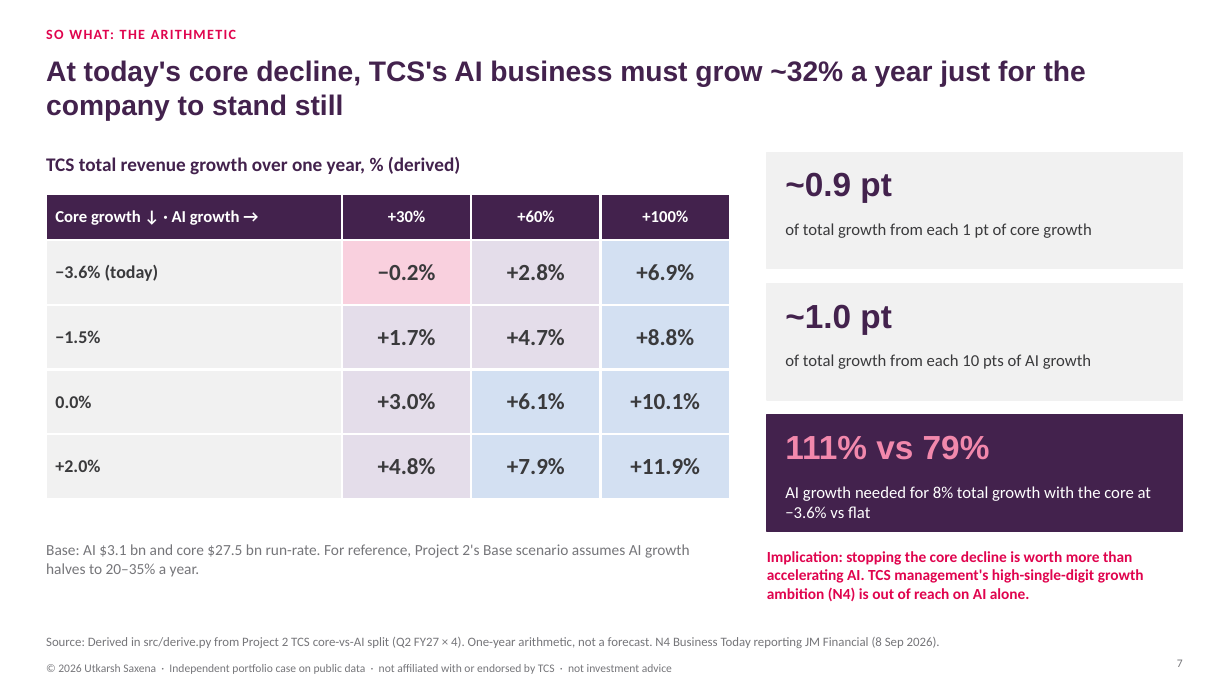
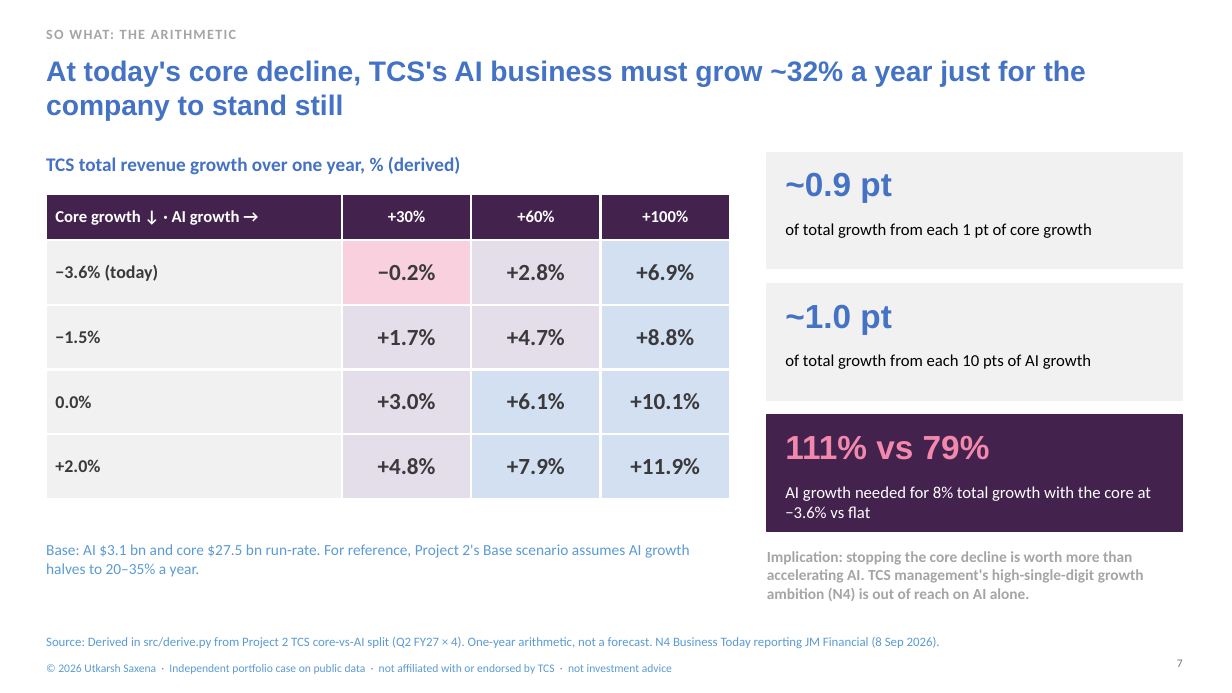
Before and after one commit to lokpriye96/ai-consulting-report-genai-services, a slide deck: slide 7 of outputs/TCS_AI_Deflation_Strategy.pptx. Drawn at 1232x693 pixels with LibreOffice and Linux fonts; fonts in the diff are those of the drawing. Boxes give left, top, right and bottom in pixels: in the first picture for what was removed or moved away, otherwise in the second. Text is boxed around its words. In the diff, an @@ line names an element or a change of style, - is before the commit and + after.

```diff
--- a/outputs/TCS_AI_Deflation_Strategy.pptx
+++ b/outputs/TCS_AI_Deflation_Strategy.pptx
@@ text "SO WHAT: THE ARITHMETIC" at <box>46,30,236,39</box>: text colour #E0044E to #A5A5A5 @@
@@ text "of total growth from each ..." at <box>785,223,1091,238</box>: text colour #3A3A3C to #000000 @@
@@ text colour #43224D to #4472C4 in 4 elements at <box>46,60,1086,121</box>, <box>46,157,460,175</box>, <box>785,172,891,203</box>, <box>785,304,891,334</box> @@
@@ text "of total growth from each ..." at <box>785,354,1091,369</box>: text colour #3A3A3C to #000000 @@
@@ text "Implication: stopping the core decline ..." at <box>767,551,1144,601</box>: text colour #E0044E to #A5A5A5 @@
@@ text colour #76767A to #5B9BD5 in 3 elements at <box>46,544,690,577</box>, <box>46,637,940,648</box>, <box>58,664,672,674</box> @@
```
Also in this commit, not shown: 10 other slides changed, 23 other files.
